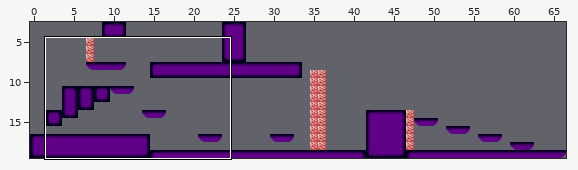
Tiled map: core/assets/maps/MyMap.tmx. The picture above shows the old version from afar; the outline marks the close-up.
Close-up. Before the edit:
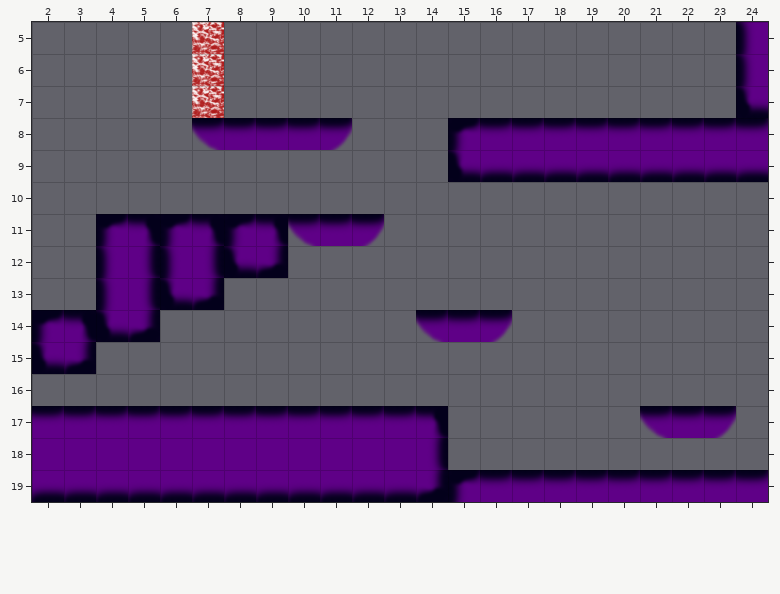
Cells are 180x180 px. Shown: x 2..24, y 5..19.
After:
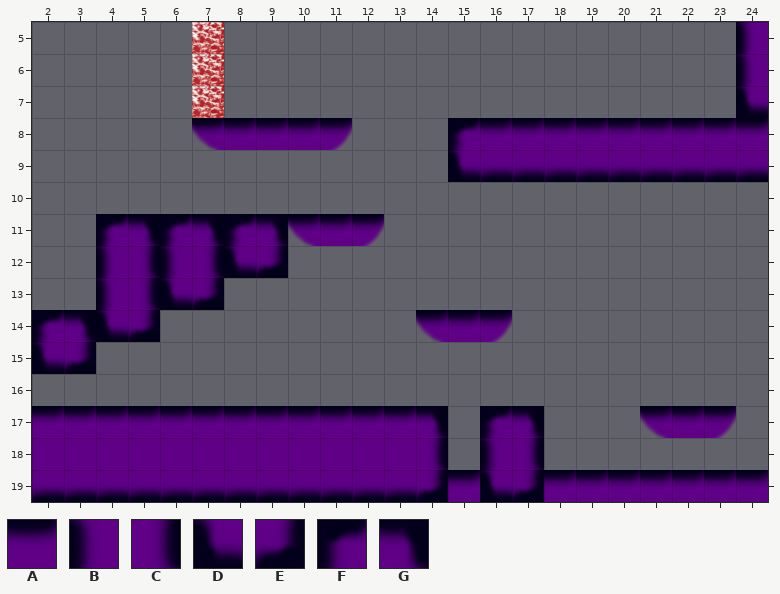
Key: from "Test_Tileset": A 1, B 10, C 12, D 20, E 22, F 30, G 32.
_ is an empty cell.
The exact change:
{"where": "layer \"Tile Layer 2\""}
{"y":17,"x":16,"old":"__","new":"FG"}
{"y":18,"x":16,"old":"__","new":"BC"}
{"y":19,"x":15,"old":"FAA","new":"ADE"}
{"label":"changed","picture_box":[448,406,544,502]}
